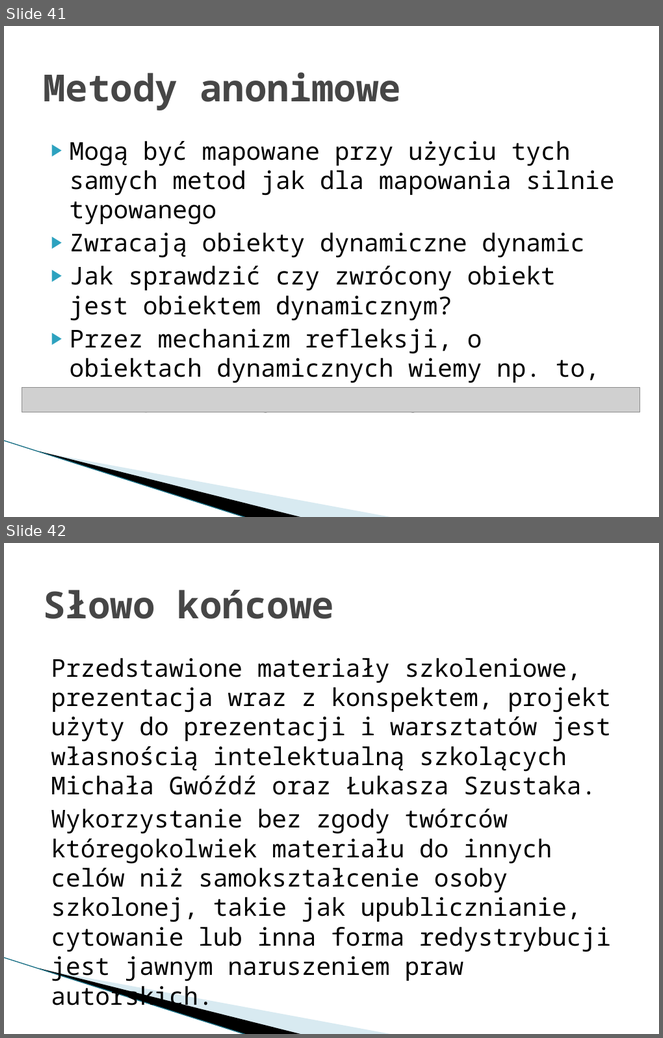
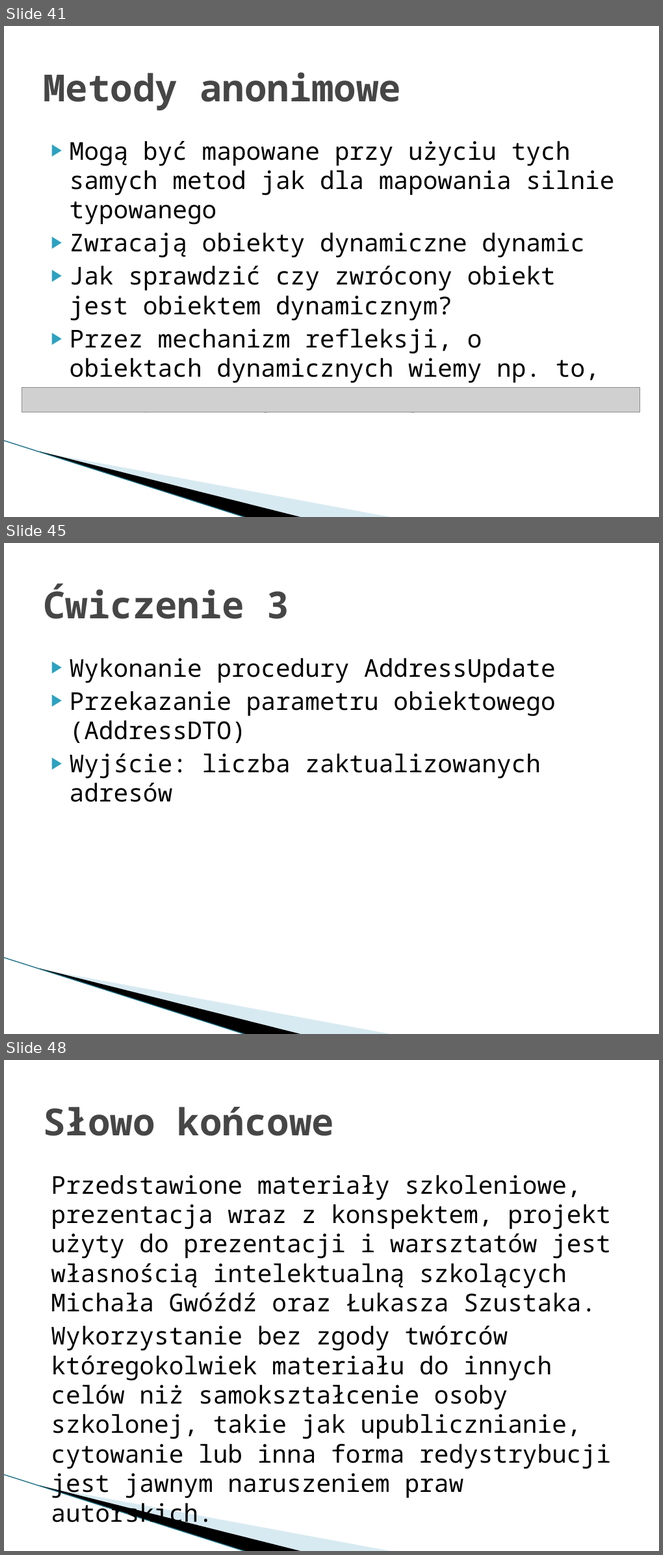
Before and after one commit to mietghar/Dapper_Workshop, a slide deck: Files/Szkolenie warsztatowe Dapper.pptx. Shown one above the other, each under a label of ours: slides 41 and 42 before the commit, slides 41, 45 and 48 after it; the slides between them are not shown. The pictures are 663x1038 and 663x1555 pixels, drawn with LibreOffice and Linux fonts; fonts in the diff are those of the drawing; grey boxes stand for pictures; background and template pictures are left out. Boxes give left, top, right and bottom in pixels: in the first picture for what was removed or moved away, otherwise in the second. Text is boxed around its words. In the diff, an @@ line names an element or a change of style, - is before the commit and + after.

```diff
--- a/Files/Szkolenie warsztatowe Dapper.pptx
+++ b/Files/Szkolenie warsztatowe Dapper.pptx
@@ slide 45 added at (4,543,659,1034), background #FFFFFF; not listed: 3 template elements that a slide beside it also shows @@
@@ title added at (43,583,289,619), 41 pt, text #464646, bold @@
+Ćwiczenie 3
@@ text added at (70,658,556,802), 27 pt, text #000000 @@
+▶ Wykonanie procedury AddressUpdate
+▶ Przekazanie parametru obiektowego (AddressDTO)
+▶ Wyjście: liczba zaktualizowanych adresów
@@ what was slide 42 is now slide 48 @@
```
Also in this commit, not shown: 5 other slides added, 4 other files.
